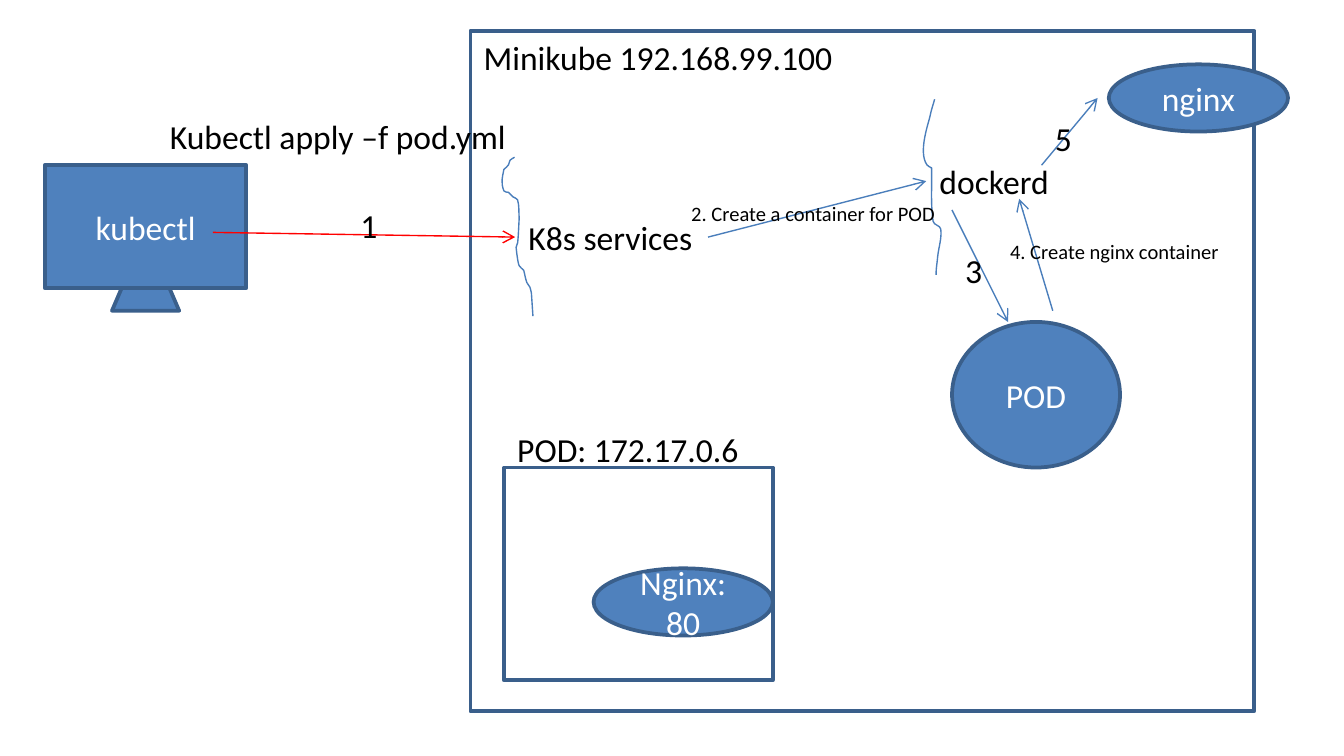
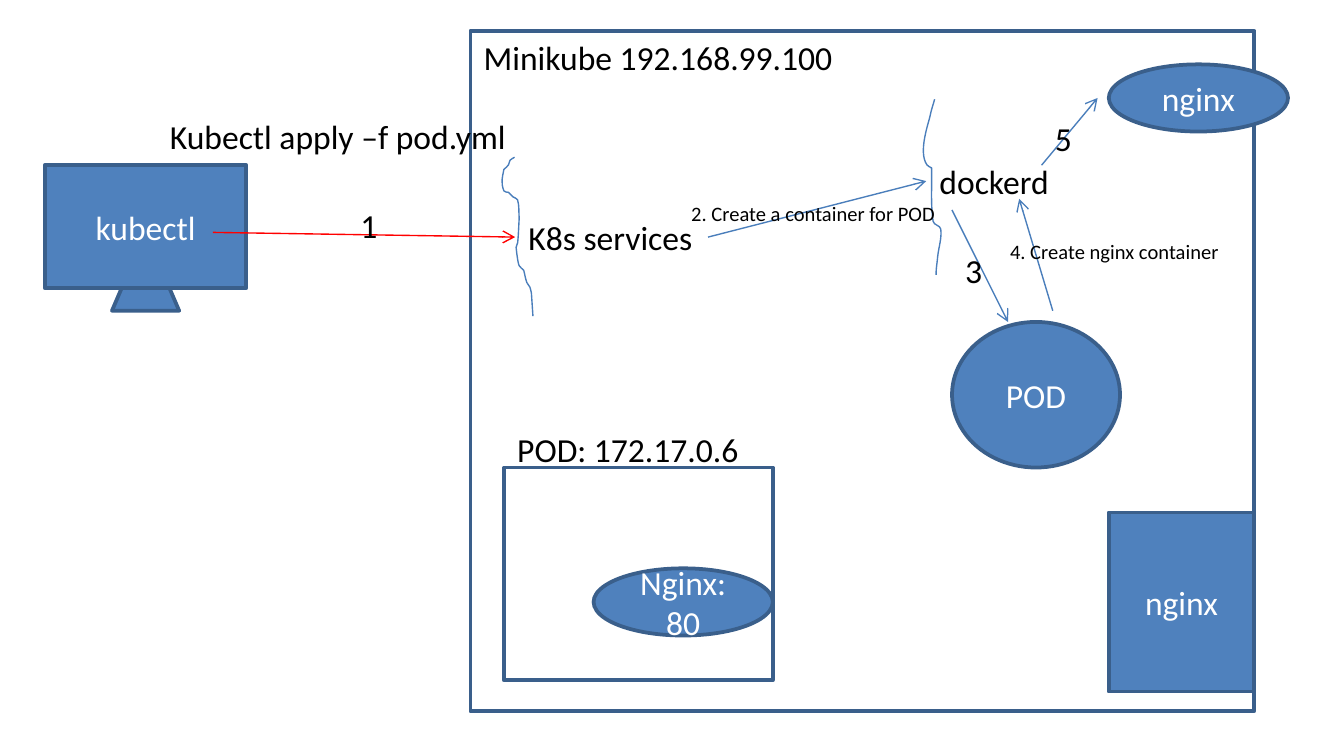
Before and after one commit to AdityaSP/ora-jun10-dock-kube, a slide deck: slide 13 of rough-diag.pptx. Drawn at 1344x756 pixels with LibreOffice and Linux fonts; fonts in the diff are those of the drawing. Boxes give left, top, right and bottom in pixels: in the first picture for what was removed or moved away, otherwise in the second. Text is boxed around its words. In the diff, an @@ line names an element or a change of style, - is before the commit and + after.

```diff
--- a/rough-diag.pptx
+++ b/rough-diag.pptx
@@ rectangle added at [1109, 512, 1254, 691], fill #4F81BD, outline #3A5F8C 2 pt, 18 pt, text #FFFFFF @@
+nginx
```
Also in this commit, not shown: 6 slides added.
